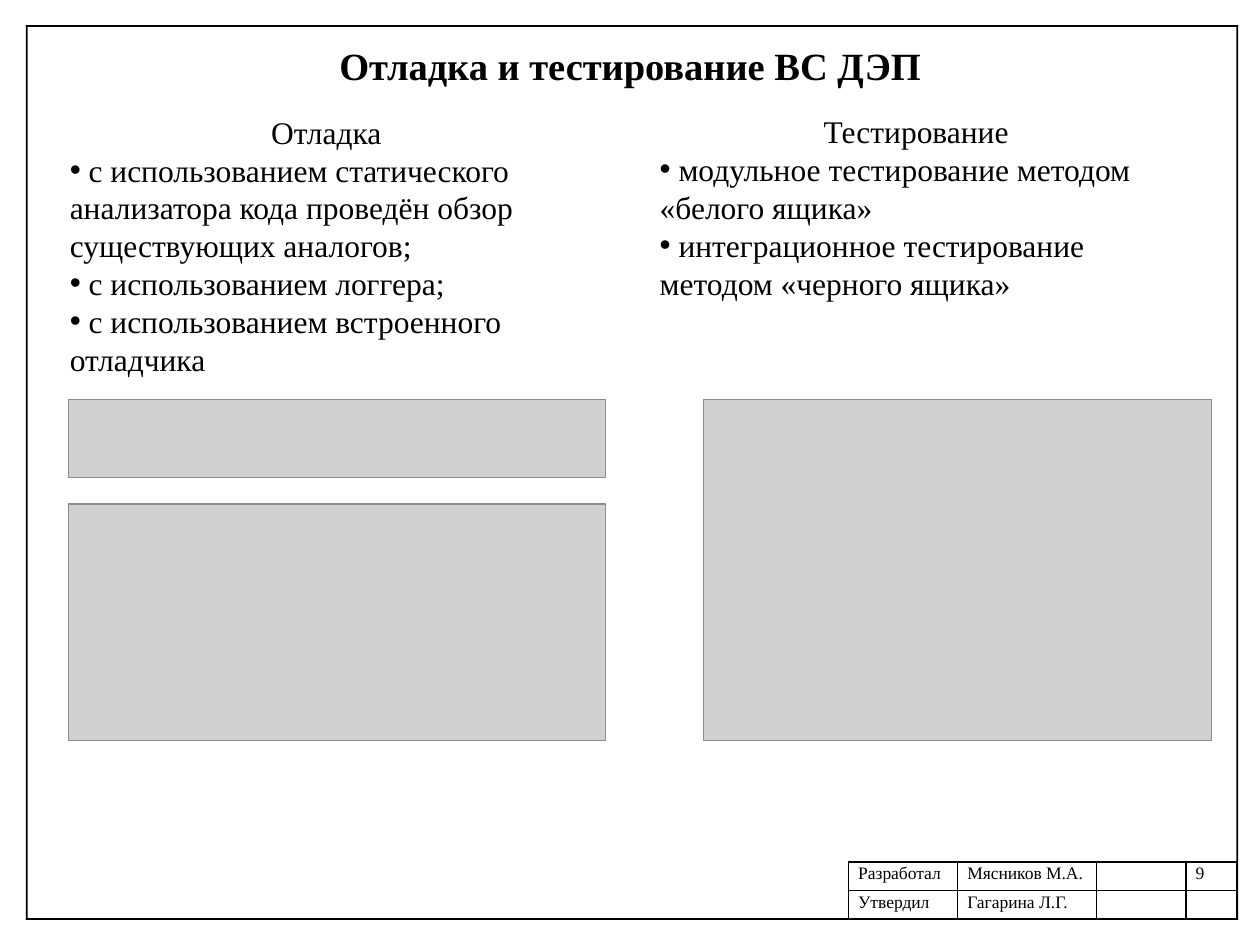
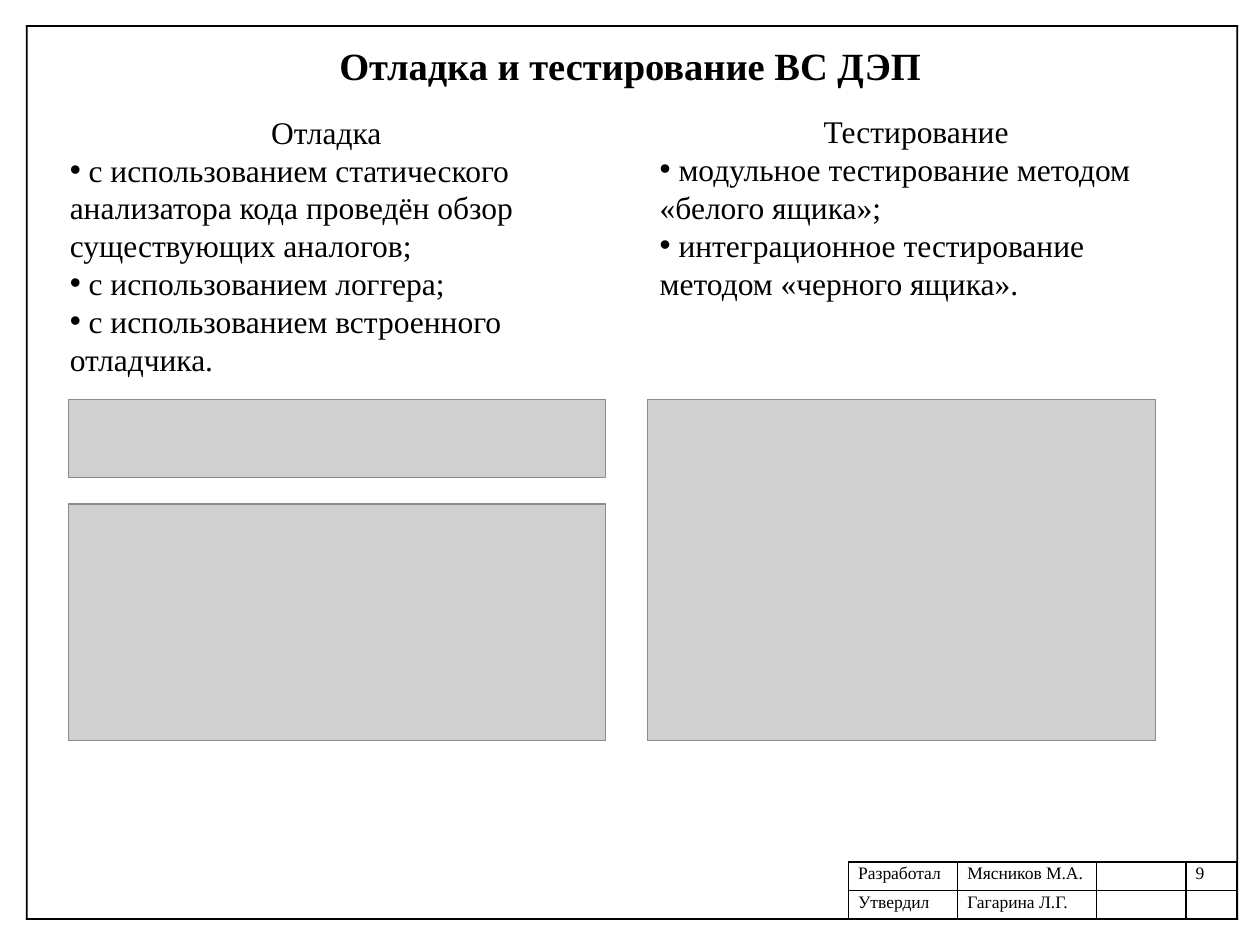
Before and after one commit to mJaJksJ/VCR, a slide deck: slide 9 of Научно-исследовательская практика/Презентация отчета.pptx. Drawn at 1260x945 pixels with LibreOffice and Linux fonts; fonts in the diff are those of the drawing; grey boxes stand for pictures. Boxes give left, top, right and bottom in pixels: in the first picture for what was removed or moved away, otherwise in the second. Text is boxed around its words. In the diff, an @@ line names an element or a change of style, - is before the commit and + after.

```diff
--- a/Научно-исследовательская практика/Презентация отчета.pptx
+++ b/Научно-исследовательская практика/Презентация отчета.pptx
@@ text at [660, 166, 1130, 301]: text changed @@
-• модульное тестирование методом «белого ящика»
-• интеграционное тестирование методом «черного ящика»
+• модульное тестирование методом «белого ящика»;
+• интеграционное тестирование методом «черного ящика».
@@ text at [70, 318, 501, 377]: text changed @@
-• с использованием встроенного отладчика
+• с использованием встроенного отладчика.
@@ picture: place and size @@
-picture at [703, 399, 1211, 741]
+picture at [648, 399, 1155, 741]
```
Also in this commit, not shown: 2 other slides changed, 18 other files.
